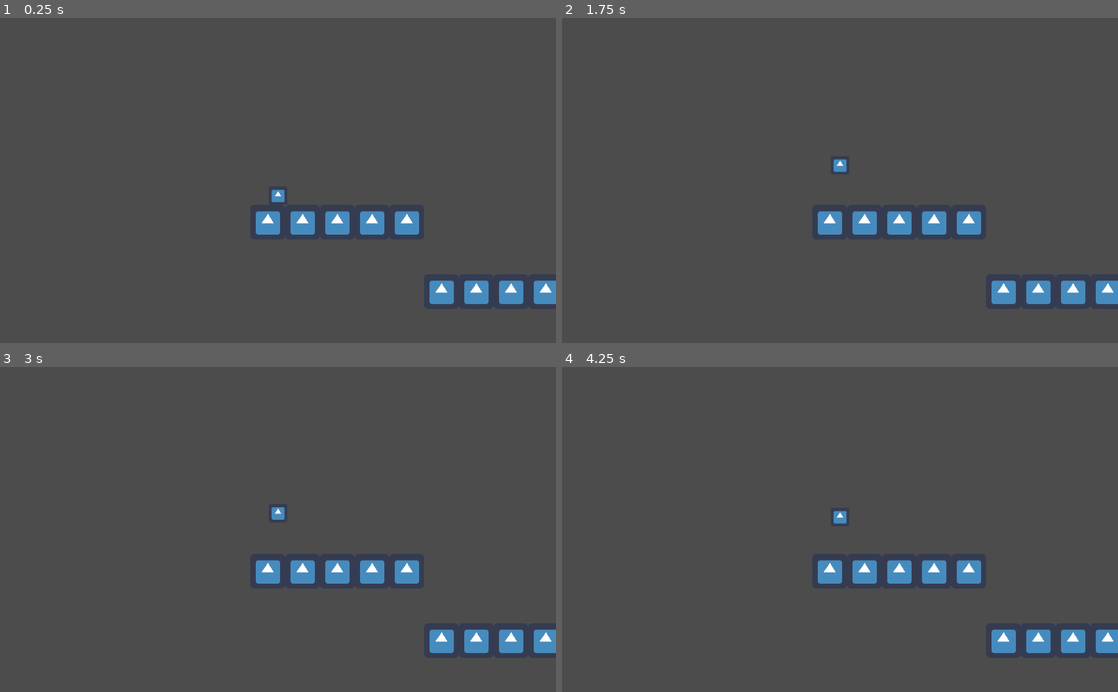
Above: before the commit, frames 1-4 (two rows, left to right).
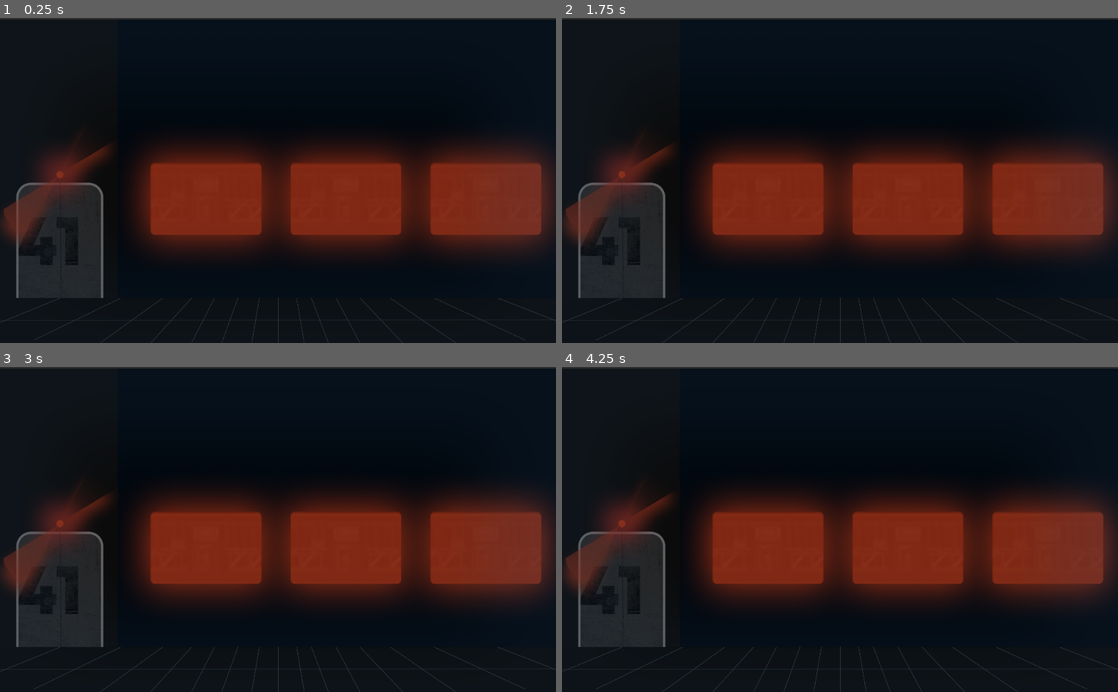
Above: after the commit, the same moments.

Repository: gobggj2022/GGJ-
Game: Godot game, scene res://src/Main/Game.tscn
Same seed, same stepped clock (60 frames per second), same inputs: the game is played once before the commit and once after it. The engine's default icon, where the game draws it, is replaced by a stand-in: a white triangle on a blue panel in a dark square.
Inputs:
- Up to frame 1 (0.25 s): no input
- Up to frame 2 (1.75 s): tap Enter at 0.5 s; tap Space (ui_select) at 0.77, 1.25, 1.52 s
- Up to frame 3 (3 s): tap Enter at 2 s; tap Space (ui_select) at 2.75 s
- Up to frame 4 (4.25 s): tap Space (ui_select) at 3.02, 3.77 s

The runs differ from the first frame. In frame 1, 100% of the frame differs, in the area x 0-100%, y 0-100%; in frame 2, 100%; in frame 3, 100%; in frame 4, 100%.

Commit message:
modif game scene

Diff:
--- a/src/Main/Game.tscn
+++ b/src/Main/Game.tscn
@@ -1,8 +1,10 @@
-[gd_scene load_steps=4 format=2]
+[gd_scene load_steps=6 format=2]
 
 [ext_resource path="res://src/Level/Level.tscn" type="PackedScene" id=1]
 [ext_resource path="res://src/Main/Game.gd" type="Script" id=2]
 [ext_resource path="res://src/Player/Player.tscn" type="PackedScene" id=3]
+[ext_resource path="res://src/Menu/MainMenu.tscn" type="PackedScene" id=4]
+[ext_resource path="res://assets/tmpBg.png" type="Texture" id=5]
 
 [node name="Game" type="Node"]
 script = ExtResource( 2 )
@@ -12,11 +14,11 @@
 [node name="Player" parent="." instance=ExtResource( 3 )]
 position = Vector2( 51, 339 )
 
-[node name="Camera2D" type="Camera2D" parent="Player"]
-current = true
-drag_margin_h_enabled = true
-drag_margin_v_enabled = true
-drag_margin_left = 0.7
-drag_margin_top = 1.0
-drag_margin_right = 0.7
-drag_margin_bottom = 1.0
+[node name="TmpBg" type="Sprite" parent="."]
+position = Vector2( 512, 301.375 )
+scale = Vector2( 0.533333, 0.553009 )
+texture = ExtResource( 5 )
+
+[node name="Interface" type="CanvasLayer" parent="."]
+
+[node name="MainMenu" parent="Interface" instance=ExtResource( 4 )]
--- /dev/null
+++ b/src/Menu/MainMenu.tscn
@@ -0,0 +1,16 @@
+[gd_scene format=2]
+
+[node name="MainMenu" type="Control"]
+anchor_right = 1.0
+anchor_bottom = 1.0
+__meta__ = {
+"_edit_use_anchors_": false
+}
+
+[node name="ColorRect" type="ColorRect" parent="."]
+anchor_right = 1.0
+anchor_bottom = 1.0
+color = Color( 0, 0, 0, 0.4 )
+__meta__ = {
+"_edit_use_anchors_": false
+}
Binary file added: assets/tmpBg.png
Not shown, added: assets/tmpBg.png.import
